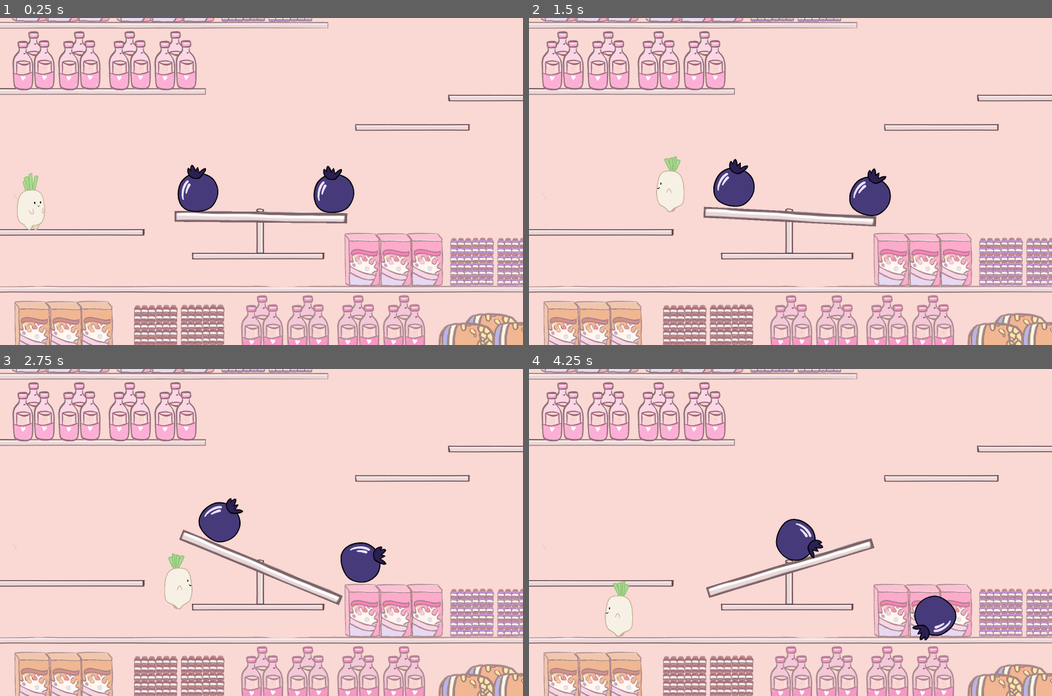
Above: before the commit, frames 1-4 (two rows, left to right).
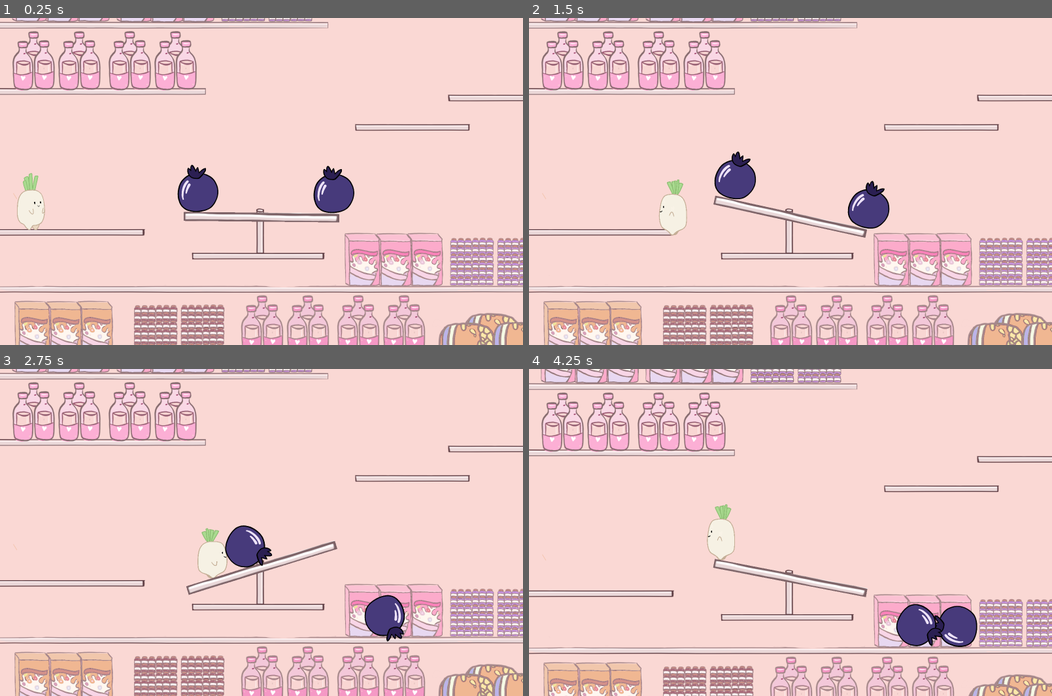
Above: after the commit, the same moments.

Repository: Boyquotes/daikon
Game: Godot game, scene res://levels/level_1.tscn
Two runs of this game, one before a commit and one after it. Both use one fixed random seed, a clock stepped at 60 frames per second and the inputs below. This scene is started directly instead of the project's main scene.
Inputs:
- Up to frame 1 (0.25 s): no input
- Up to frame 2 (1.5 s): hold D (right) 0.53-1.28 s; hold Shift (sprint) 0.53-1.28 s; tap W (jump) at 0.77 s; hold A (left) from 1.28 s (still down); tap Shift (sprint) at 1.35 s
- Up to frame 3 (2.75 s): tap W (jump) at 1.52 s; release A (left) at 2.03 s; hold D (right) from 2.03 s (still down); hold Shift (sprint) from 2.03 s (still down)
- Up to frame 4 (4.25 s): release Shift (sprint) at 2.78 s; tap Shift (sprint) at 2.85 s; tap W (jump) at 3.02, 3.77 s; release D (right) at 3.53 s; hold A (left) from 3.53 s (still down); hold Shift (sprint) from 3.53 s (still down)

The runs differ from the first frame. In frame 1, 0.5% of the frame differs, in the area x 33-67%, y 45-63%; in frame 2, 3.3%; in frame 3, 5.5%; in frame 4, 26%, in the area x 0-100%, y 0-100%.

Commit message:
all levels are playable and no deaths/places you can get stuck '

Diff:
--- a/levels/level_3.tscn
+++ b/levels/level_3.tscn
@@ -30,6 +30,9 @@
 
 [sub_resource type="RectangleShape2D" id="RectangleShape2D_tvbfy"]
 size = Vector2(400.5, 25)
+
+[sub_resource type="RectangleShape2D" id="RectangleShape2D_vqobf"]
+size = Vector2(580, 517)
 
 [node name="level_3" type="Node2D"]
 
@@ -92,3 +95,11 @@
 
 [node name="blueberry3" parent="." instance=ExtResource("3_vlau7")]
 position = Vector2(1400, 587)
+
+[node name="Area2D" type="Area2D" parent="."]
+
+[node name="CollisionShape2D" type="CollisionShape2D" parent="Area2D"]
+position = Vector2(2340, 483)
+shape = SubResource("RectangleShape2D_vqobf")
+
+[connection signal="body_entered" from="Area2D" to="Player" method="_on_area_2d_body_entered"]
--- /dev/null
+++ b/levels/level_4.tscn
@@ -0,0 +1,138 @@
+[gd_scene load_steps=20 format=3 uid="uid://cp33t7flqiofm"]
+
+[ext_resource type="Texture2D" uid="uid://daxci3jp2o80n" path="res://assets/bg/scene4.png" id="1_n1g2j"]
+[ext_resource type="PackedScene" uid="uid://d12v1rqhcdog7" path="res://player.tscn" id="2_6at71"]
+[ext_resource type="PackedScene" uid="uid://boelrqhen7t2i" path="res://objects/scale.tscn" id="3_8xfk2"]
+[ext_resource type="PackedScene" uid="uid://bskoxr0wa0nti" path="res://objects/cookie.tscn" id="4_jysd2"]
+
+[sub_resource type="RectangleShape2D" id="RectangleShape2D_mg36v"]
+size = Vector2(411.5, 261)
+
+[sub_resource type="RectangleShape2D" id="RectangleShape2D_pvkv4"]
+size = Vector2(222.5, 26)
+
+[sub_resource type="RectangleShape2D" id="RectangleShape2D_v384d"]
+size = Vector2(215, 9.5)
+
+[sub_resource type="RectangleShape2D" id="RectangleShape2D_jrjmg"]
+size = Vector2(221, 9)
+
+[sub_resource type="RectangleShape2D" id="RectangleShape2D_fv3we"]
+size = Vector2(220.5, 22)
+
+[sub_resource type="RectangleShape2D" id="RectangleShape2D_8ba5w"]
+size = Vector2(229, 31.5)
+
+[sub_resource type="RectangleShape2D" id="RectangleShape2D_ffuhm"]
+size = Vector2(23.5, 425)
+
+[sub_resource type="RectangleShape2D" id="RectangleShape2D_jmoes"]
+size = Vector2(212.5, 31.5)
+
+[sub_resource type="RectangleShape2D" id="RectangleShape2D_07vk7"]
+size = Vector2(595, 28.5)
+
+[sub_resource type="RectangleShape2D" id="RectangleShape2D_qmwr3"]
+size = Vector2(21, 289)
+
+[sub_resource type="RectangleShape2D" id="RectangleShape2D_oeaub"]
+size = Vector2(332.208, 56.7269)
+
+[sub_resource type="RectangleShape2D" id="RectangleShape2D_kedw8"]
+size = Vector2(344, 21.5465)
+
+[sub_resource type="RectangleShape2D" id="RectangleShape2D_cvsrg"]
+size = Vector2(314.5, 34)
+
+[sub_resource type="RectangleShape2D" id="RectangleShape2D_k1kwf"]
+size = Vector2(154, 31)
+
+[sub_resource type="RectangleShape2D" id="RectangleShape2D_x04hp"]
+size = Vector2(1844, 854)
+
+[node name="level_4" type="Node2D"]
+
+[node name="Sprite2D" type="Sprite2D" parent="."]
+position = Vector2(1041.5, 721.5)
+scale = Vector2(1.00928, 0.932943)
+texture = ExtResource("1_n1g2j")
+
+[node name="StaticBody2D" type="StaticBody2D" parent="."]
+collision_layer = 2
+collision_mask = 3
+
+[node name="CollisionShape2D" type="CollisionShape2D" parent="StaticBody2D"]
+position = Vector2(227.25, 1353)
+shape = SubResource("RectangleShape2D_mg36v")
+
+[node name="CollisionShape2D2" type="CollisionShape2D" parent="StaticBody2D"]
+position = Vector2(1130.75, 808)
+shape = SubResource("RectangleShape2D_pvkv4")
+
+[node name="CollisionShape2D3" type="CollisionShape2D" parent="StaticBody2D"]
+position = Vector2(928.5, 880.25)
+shape = SubResource("RectangleShape2D_v384d")
+
+[node name="CollisionShape2D4" type="CollisionShape2D" parent="StaticBody2D"]
+position = Vector2(803.5, 960.5)
+shape = SubResource("RectangleShape2D_jrjmg")
+
+[node name="CollisionShape2D5" type="CollisionShape2D" parent="StaticBody2D"]
+position = Vector2(602.75, 1037)
+shape = SubResource("RectangleShape2D_fv3we")
+
+[node name="CollisionShape2D6" type="CollisionShape2D" parent="StaticBody2D"]
+position = Vector2(420.5, 1126.25)
+shape = SubResource("RectangleShape2D_8ba5w")
+
+[node name="CollisionShape2D7" type="CollisionShape2D" parent="StaticBody2D"]
+position = Vector2(1879.25, 991.5)
+shape = SubResource("RectangleShape2D_ffuhm")
+
+[node name="CollisionShape2D8" type="CollisionShape2D" parent="StaticBody2D"]
+position = Vector2(1983, 1007)
+shape = SubResource("RectangleShape2D_jmoes")
+
+[node name="CollisionShape2D9" type="CollisionShape2D" parent="StaticBody2D"]
+position = Vector2(1789, 1200.75)
+shape = SubResource("RectangleShape2D_07vk7")
+
+[node name="CollisionShape2D10" type="CollisionShape2D" parent="StaticBody2D"]
+position = Vector2(1494.5, 1298.5)
+shape = SubResource("RectangleShape2D_qmwr3")
+
+[node name="CollisionShape2D11" type="CollisionShape2D" parent="StaticBody2D"]
+position = Vector2(531, 1428)
+rotation = 0.523599
+shape = SubResource("RectangleShape2D_oeaub")
+
+[node name="CollisionShape2D12" type="CollisionShape2D" parent="StaticBody2D"]
+position = Vector2(706.558, 1398.74)
+rotation = -0.453786
+shape = SubResource("RectangleShape2D_kedw8")
+
+[node name="CollisionShape2D13" type="CollisionShape2D" parent="StaticBody2D"]
+position = Vector2(996, 1401)
+rotation = 0.453786
+shape = SubResource("RectangleShape2D_cvsrg")
+
+[node name="CollisionShape2D14" type="CollisionShape2D" parent="StaticBody2D"]
+position = Vector2(1318, 1309)
+shape = SubResource("RectangleShape2D_k1kwf")
+
+[node name="Player" parent="." instance=ExtResource("2_6at71")]
+position = Vector2(109, 1117)
+
+[node name="floor" type="StaticBody2D" parent="."]
+collision_layer = 2
+collision_mask = 3
+
+[node name="CollisionShape2D" type="CollisionShape2D" parent="floor"]
+position = Vector2(943, 1862)
+shape = SubResource("RectangleShape2D_x04hp")
+
+[node name="scale" parent="." instance=ExtResource("3_8xfk2")]
+position = Vector2(1124, 1210)
+
+[node name="cookie" parent="." instance=ExtResource("4_jysd2")]
+position = Vector2(612, 1307)
--- a/objects/cookie.tscn
+++ b/objects/cookie.tscn
@@ -3,7 +3,7 @@
 [ext_resource type="Texture2D" uid="uid://bbb85s01dl4kf" path="res://assets/objects/cookie.png" id="1_wx5vk"]
 
 [sub_resource type="CircleShape2D" id="CircleShape2D_amus3"]
-radius = 95.2575
+radius = 76.0
 
 [node name="cookie" type="RigidBody2D"]
 collision_layer = 2
@@ -14,6 +14,6 @@
 shape = SubResource("CircleShape2D_amus3")
 
 [node name="Sprite2D" type="Sprite2D" parent="."]
-position = Vector2(2.00006, 3)
-scale = Vector2(0.399414, 0.381348)
+position = Vector2(-3.05176e-05, 0.999999)
+scale = Vector2(0.32666, 0.321533)
 texture = ExtResource("1_wx5vk")
--- a/objects/scale.tscn
+++ b/objects/scale.tscn
@@ -5,7 +5,7 @@
 [sub_resource type="CircleShape2D" id="CircleShape2D_rlhxt"]
 
 [sub_resource type="RectangleShape2D" id="RectangleShape2D_7k3av"]
-size = Vector2(666, 31)
+size = Vector2(575, 31)
 
 [node name="scale" type="Node2D"]
 
@@ -22,12 +22,12 @@
 collision_mask = 3
 
 [node name="Plank Collision" type="CollisionShape2D" parent="Plank"]
-position = Vector2(4, 3)
+position = Vector2(3.5, 3)
 shape = SubResource("RectangleShape2D_7k3av")
 
 [node name="Scale" type="Sprite2D" parent="Plank/Plank Collision"]
-position = Vector2(-5, 0)
-scale = Vector2(3.18593, 2.35294)
+position = Vector2(-2.5, 0)
+scale = Vector2(2.86935, 1.94118)
 texture = ExtResource("1_7xjp6")
 
 [node name="PinJoint2D" type="PinJoint2D" parent="."]
--- a/player.tscn
+++ b/player.tscn
@@ -169,6 +169,11 @@
 func _on_exit_level_2_body_entered(body):
 	if body.name == 'Player':
 		get_tree().change_scene_to_file('res://levels/level_3.tscn')
+
+
+func _on_area_2d_body_entered(body):
+	if body.name == 'Player':
+		get_tree().change_scene_to_file('res://levels/level_4.tscn')
 "
 
 [sub_resource type="SpriteFrames" id="SpriteFrames_r0q42"]
Binary file added: assets/bg/scene4.png
Not shown, added: assets/bg/scene4.png.import
Not shown: 1 places in levels/level_3.tscn that only renumber resources
